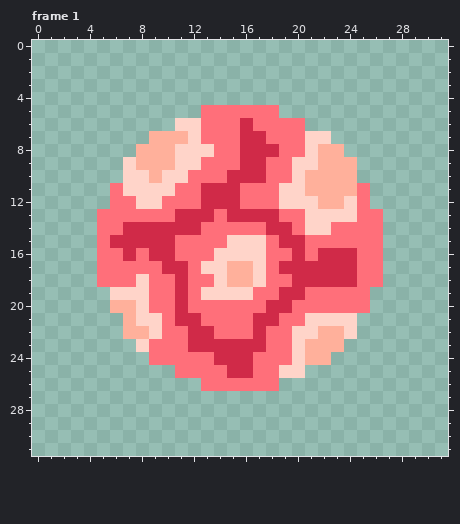
Pixel-art file: Assets/Sprites/Aseprite/StarsAndPlanets.aseprite. That is the earlier state.
32x32 pixels, 4 frames. Shown: frame 1. The commit also changed other frames, which this record leaves out.
The same view after the edit:
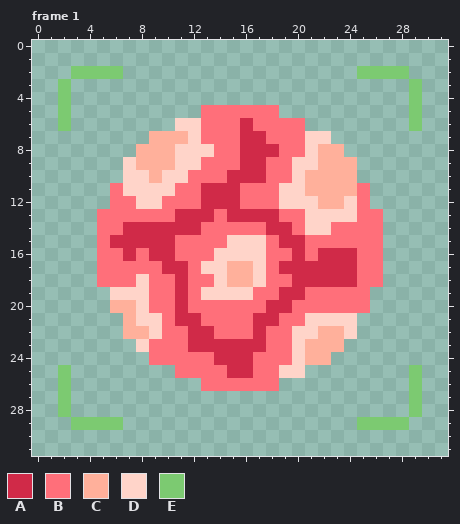
Palette (. is transparent): A #d02a48  B #ff6f7a  C #ffb09b  D #ffd4c9  E #7cca71
Changes in this commit:
layer "Selector" added
Frame 1, layer "Selector":
y 2: x 3..6 .... -> EEEE; x 25..28 .... -> EEEE
y 3..6: x 2 . -> E; x 29 . -> E
y 25..28: x 2 . -> E; x 29 . -> E
y 29: x 3..6 .... -> EEEE; x 25..28 .... -> EEEE
